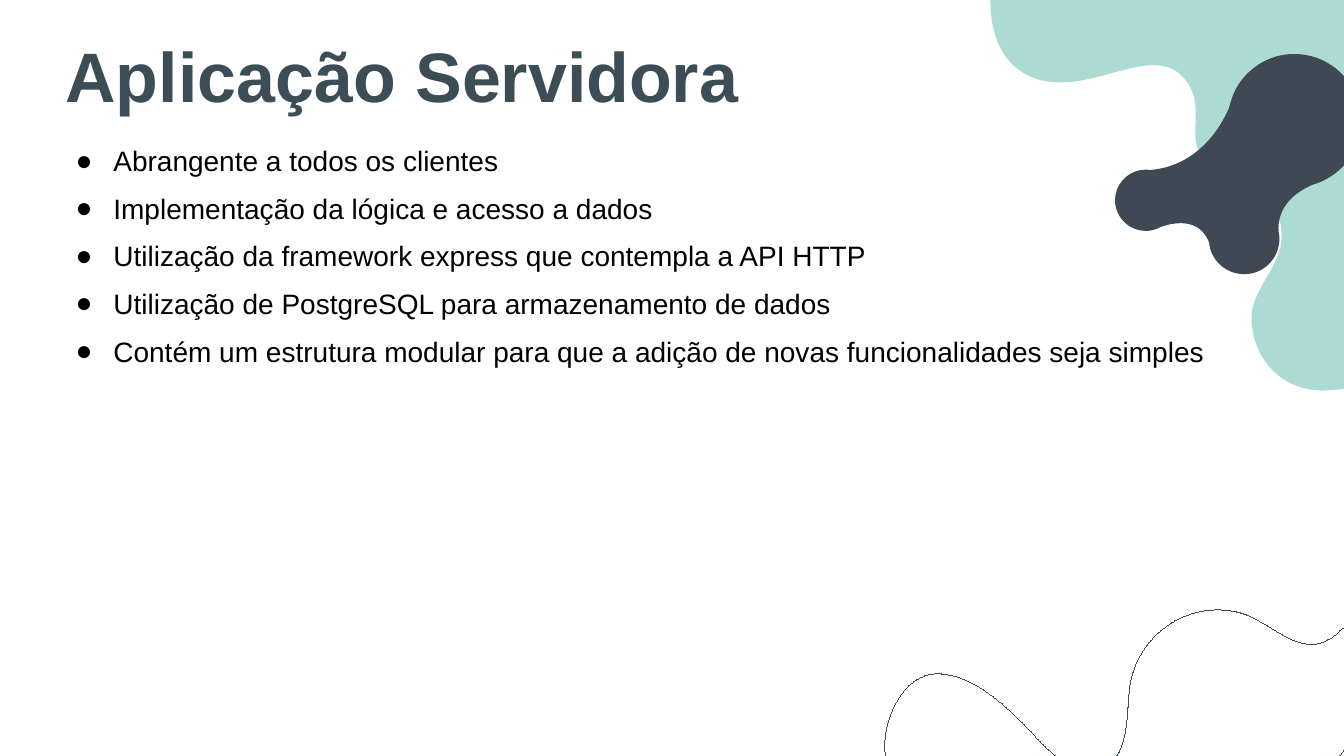
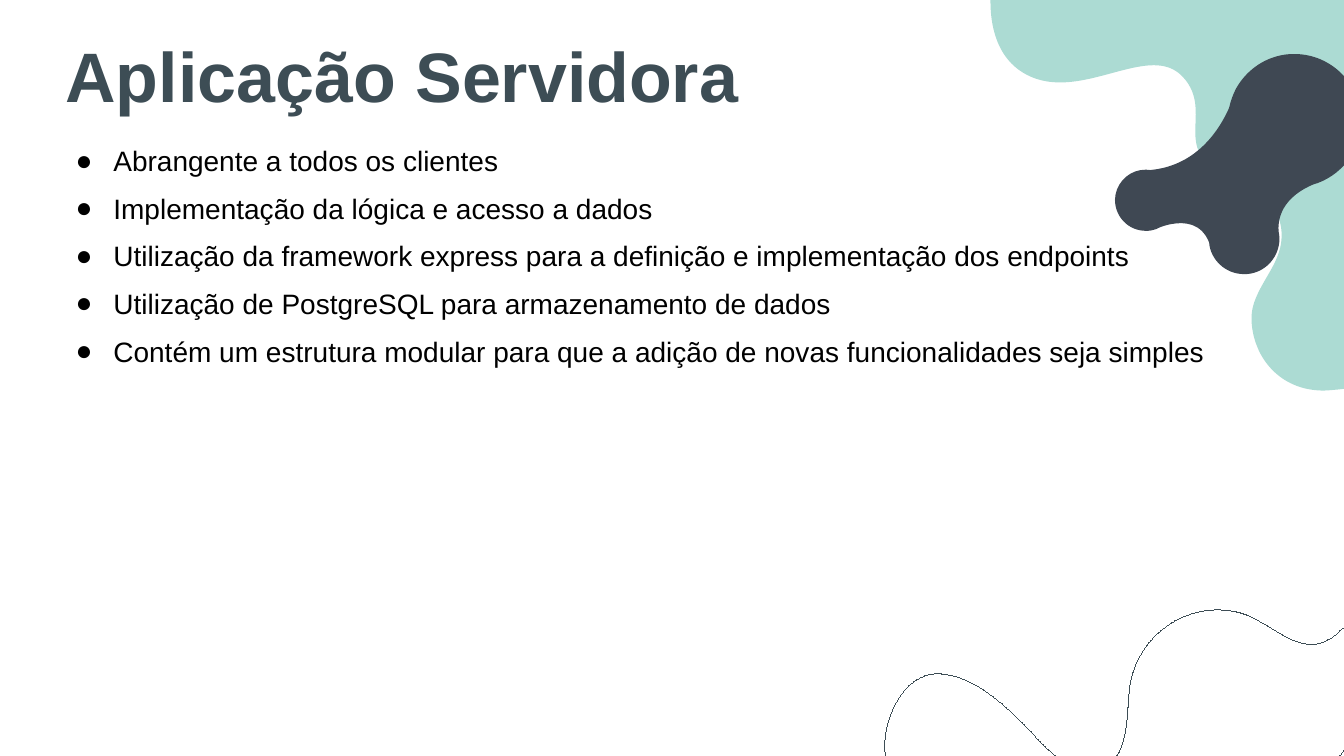
Before and after one commit to BernardoFMF/surf-management-app, a slide deck: slide 7 of docs/demonstracao-progresso.pptx (slide 6 before the commit). Drawn at 1344x756 pixels with LibreOffice and Linux fonts; fonts in the diff are those of the drawing. Boxes give left, top, right and bottom in pixels: in the first picture for what was removed or moved away, otherwise in the second. Text is boxed around its words. In the diff, an @@ line names an element or a change of style, - is before the commit and + after.

```diff
--- a/docs/demonstracao-progresso.pptx
+++ b/docs/demonstracao-progresso.pptx
@@ subtitle at bbox=[113, 245, 1129, 271]: text changed @@
-● Utilização da framework express que contempla a API HTTP
+● Utilização da framework express para a definição e implementação dos endpoints
```
Also in this commit, not shown: 5 other slides changed, 1 slide added.
